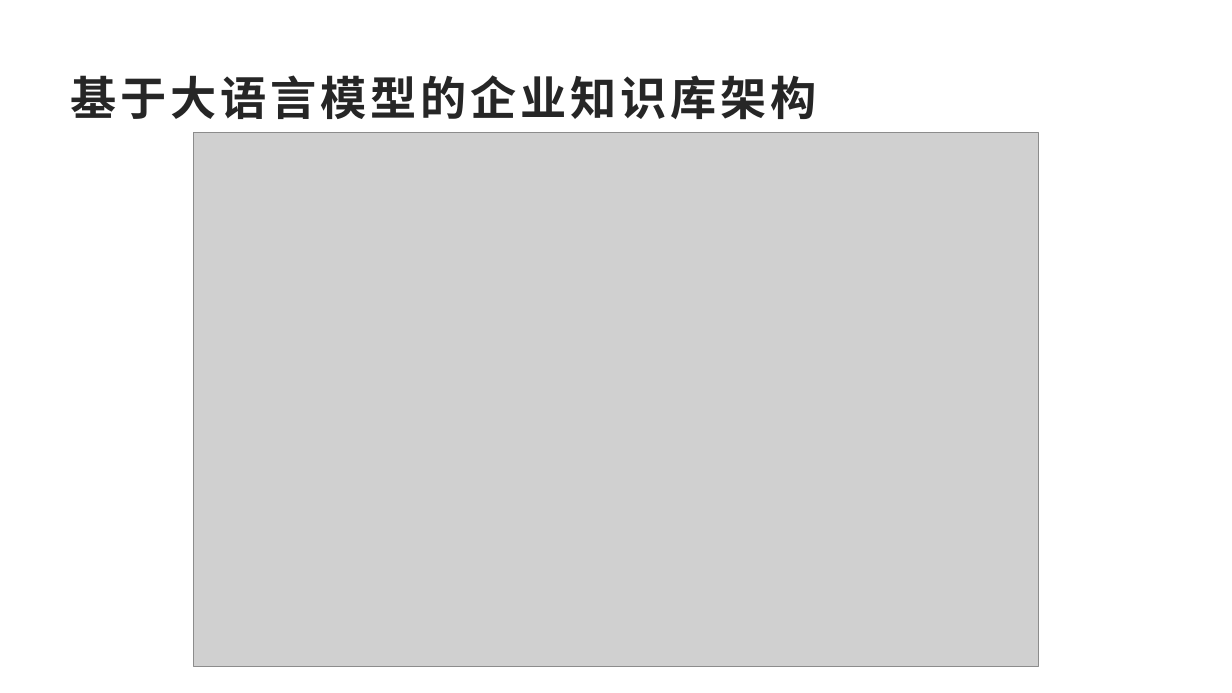
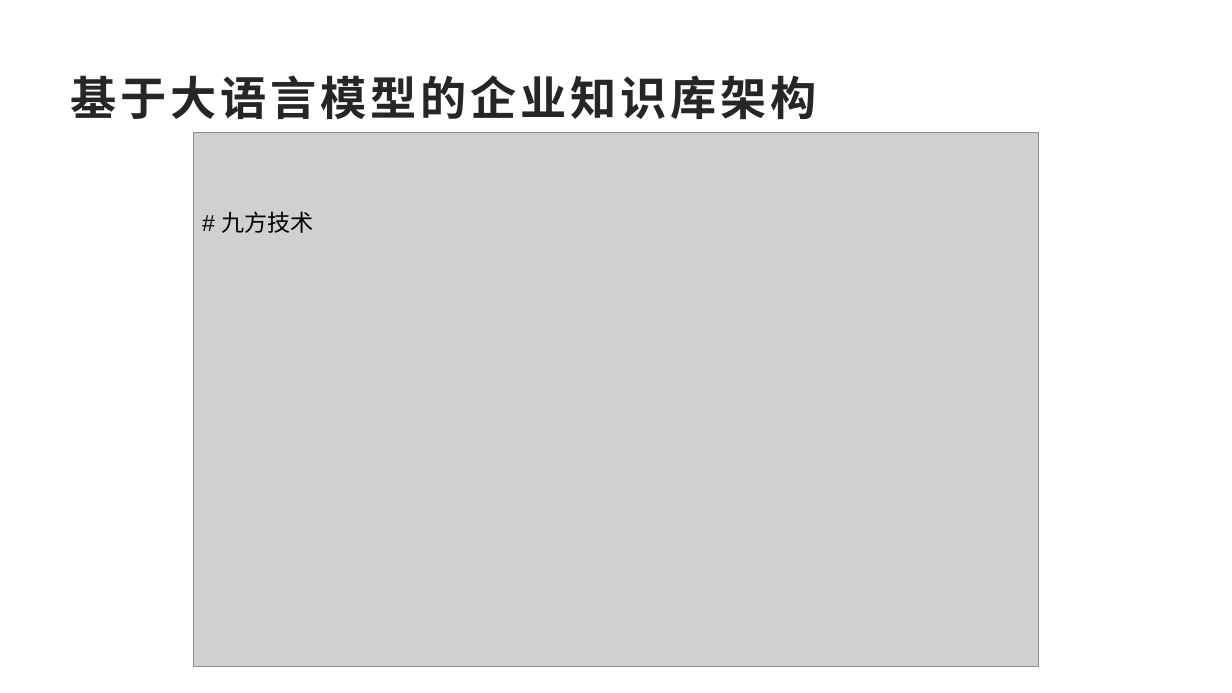
Before and after one commit to SakigamiYang/PyCon, a slide deck: slide 17 of PyCon2023/PyConChina2023-LLM+RAG企业落地-Ai兔兔.pptx. Drawn at 1232x693 pixels with LibreOffice and Linux fonts; fonts in the diff are those of the drawing; grey boxes stand for pictures; background and template pictures are left out. Boxes give left, top, right and bottom in pixels: in the first picture for what was removed or moved away, otherwise in the second. Text is boxed around its words. In the diff, an @@ line names an element or a change of style, - is before the commit and + after.

```diff
--- a/PyCon2023/PyConChina2023-LLM+RAG企业落地-Ai兔兔.pptx
+++ b/PyCon2023/PyConChina2023-LLM+RAG企业落地-Ai兔兔.pptx
@@ text added at [221, 211, 313, 233], 18 pt, text #000000 @@
+# 九方技术
```
